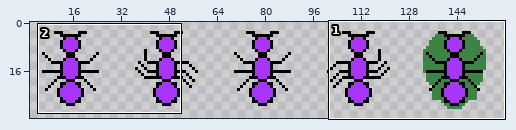
Sprite sheet, stored at Assignment 4 CSC 2463/assets/PurpleAnt.png. The picture above shows the old version from afar; the outline marks the close-up.
Close-up. The starting point:
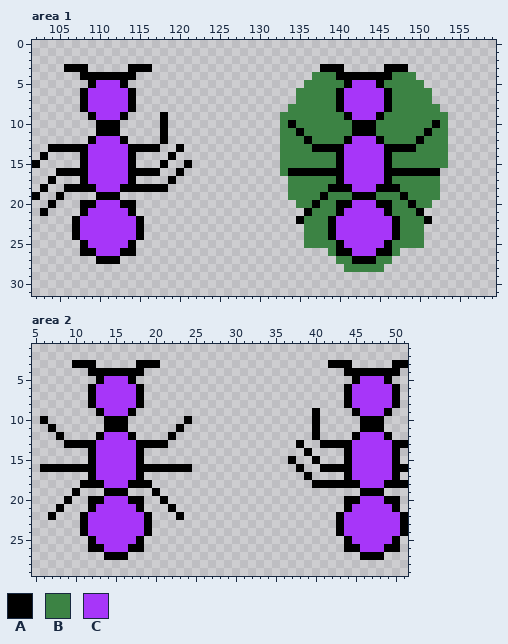
The file is 160x32 pixels. Shown: area 1: x 102..159, y 0..31; area 2: x 5..51, y 1..29. The wide view leaves out empty margins. The commit also changed other parts of the picture, which this record leaves out.
Palette (. is transparent): A #000000  B #3c8344  C #a736f9
New version:
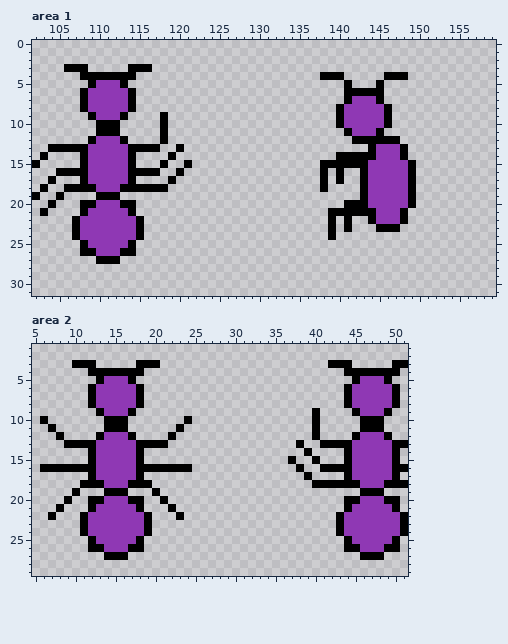
What changed:
colour C: #a736f9 -> #8f38b4
Changed rows in their new state; - is a pixel that keeps its letter.
Area 1:
first column x 133:
 3 -----...-----...-----
 4 ----.AA-.....-AA.----
 5 ---.....-...-.....---
 6 --......AAAAA......--
 7 --......A---A......--
 8 -......-------......-
 9 .......AC---CA.......
10 .......ACCCCCA.......
11 ........ACCCA........
12 .........AAA-AA......
13 ...........A-CC-.....
14 .......-AAAA-CCA.....
15 .....AA-AAA--CCCA....
16 .....-.-..A--CCC-...-
17 -....A.-..A--CCCA...-
18 -....A....A-CCCCA...-
19 -.........-CCCCCA...-
20 --......-AA-CCCC-..--
21 ---...A-AAAA-CCA..---
22 --....-.A..A--CA...--
23 ---...-.A...AA-...---
24 ---...-...........---
25 ---...............---
26 ------.........------
27 -------.......-------
28 --------.....--------
Where, in picture pixels (left, top, right, bottom), the same in both close-ups:
changed: (280, 64, 448, 272)
changed: (80, 80, 136, 256)
changed: (88, 376, 144, 552)
changed: (344, 376, 400, 552)
